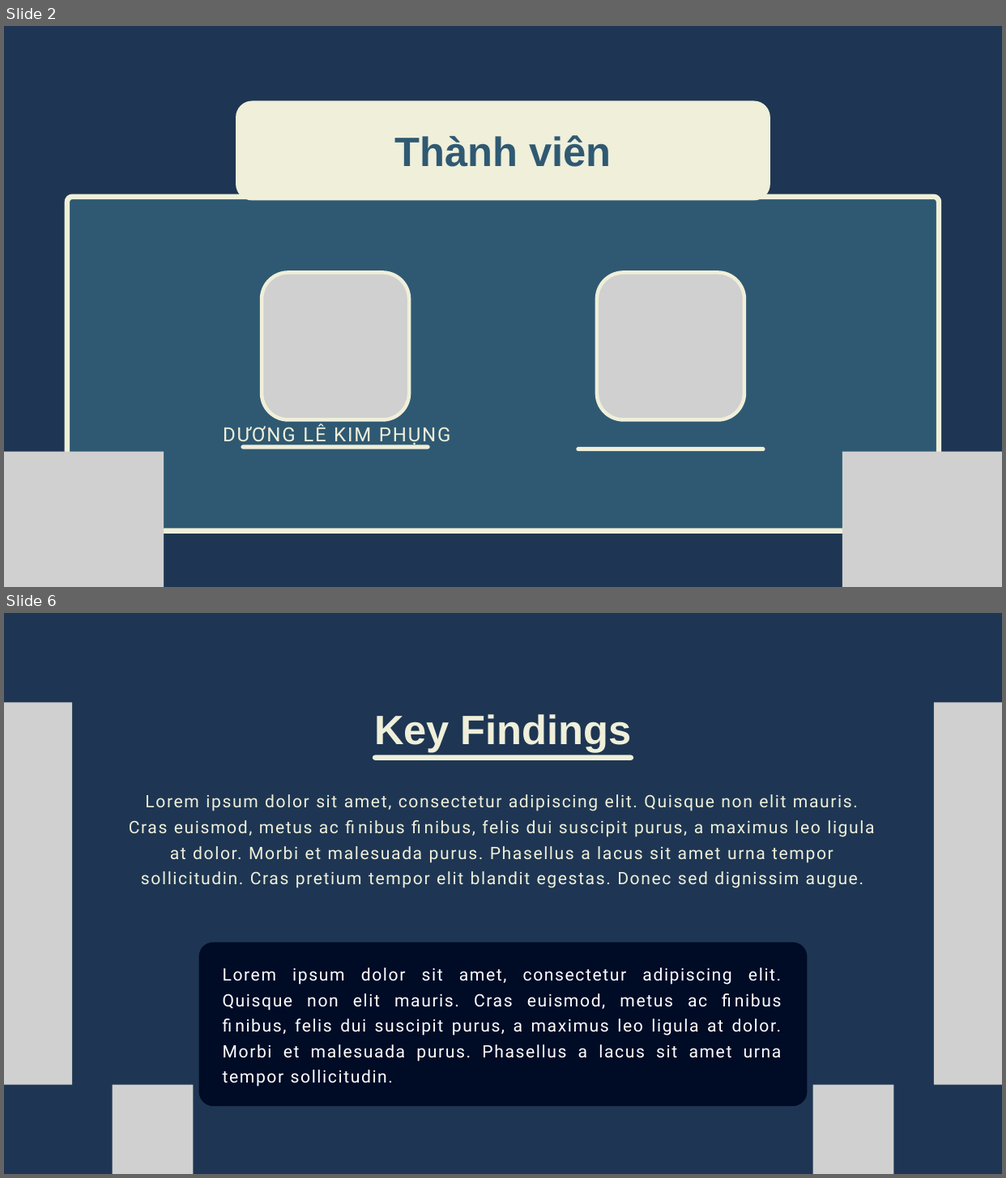
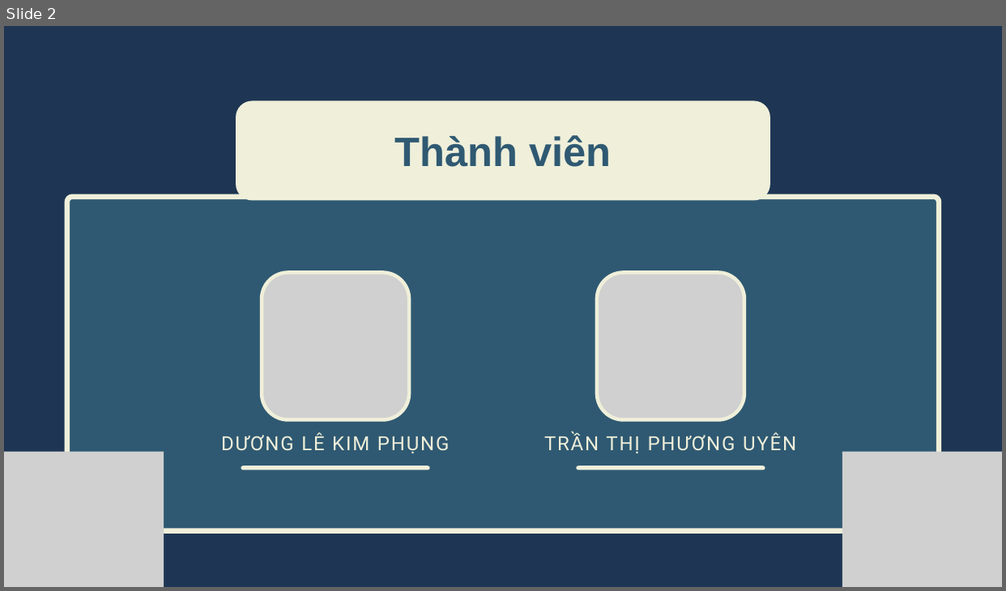
Before and after one commit to kimphungduongle9-debug/spotify-vn-trend-analysis, a slide deck: slides/Slide_Phan_tich_Spotify.pptx. Shown one above the other, each under a label of ours: slides 2 and 6 before the commit, slide 2 after it; the slides between them are not shown. The pictures are 1006x1178 and 1006x591 pixels, drawn with LibreOffice and Linux fonts; fonts in the diff are those of the drawing; grey boxes stand for pictures. Boxes give left, top, right and bottom in pixels: in the first picture for what was removed or moved away, otherwise in the second. Text is boxed around its words. In the diff, an @@ line names an element or a change of style, - is before the commit and + after.

```diff
--- a/slides/Slide_Phan_tich_Spotify.pptx
+++ b/slides/Slide_Phan_tich_Spotify.pptx
@@ slide 6 removed at [4, 613, 1002, 1174], background #1E3653 @@
@@ picture removed at [4, 703, 72, 1084] @@
@@ picture removed at [934, 703, 1002, 1084] @@
@@ text removed at [374, 714, 632, 752] @@
-Key Findings
@@ line removed from (375, 758) to (631, 758) @@
@@ text removed at [129, 794, 874, 888] @@
-Lorem ipsum dolor sit amet, consectetur adipiscing elit. Quisque non elit mauris. Cras euismod, metus ac finibus finibus, felis dui suscipit purus, a maximus leo ligula at dolor. Morbi et malesuada purus. Phasellus a lacus sit amet urna tempor sollicitudin. Cras pretium tempor elit blandit egestas. Donec sed dignissim augue.
@@ freeform shape removed at [199, 943, 808, 1106] @@
@@ text removed at [223, 968, 782, 1087] @@
-Lorem ipsum dolor sit amet, consectetur adipiscing elit. Quisque non elit mauris. Cras euismod, metus ac finibus finibus, felis dui suscipit purus, a maximus leo ligula at dolor. Morbi et malesuada purus. Phasellus a lacus sit amet urna tempor sollicitudin.
@@ picture removed at [113, 1085, 193, 1174] @@
@@ picture removed at [813, 1085, 893, 1174] @@
@@ slide 2 changed as well @@
@@ text "DƯƠNG LÊ KIM PHỤNG": place and size @@
-text "DƯƠNG LÊ KIM PHỤNG" at [223, 424, 451, 446]
+text "DƯƠNG LÊ KIM PHỤNG" at [221, 433, 450, 454]
@@ text added at [544, 433, 796, 454], 28.1 pt, text #EFEFDA @@
+TRẦN THỊ PHƯƠNG UYÊN
@@ line moved from (243, 447) - (428, 447) to (243, 468) - (428, 468) @@
@@ line moved from (578, 449) - (763, 449) to (578, 468) - (763, 468) @@
```
Also in this commit, not shown: 1 other slide changed, 17 slides added, 8 other slides removed, 1 other file.
